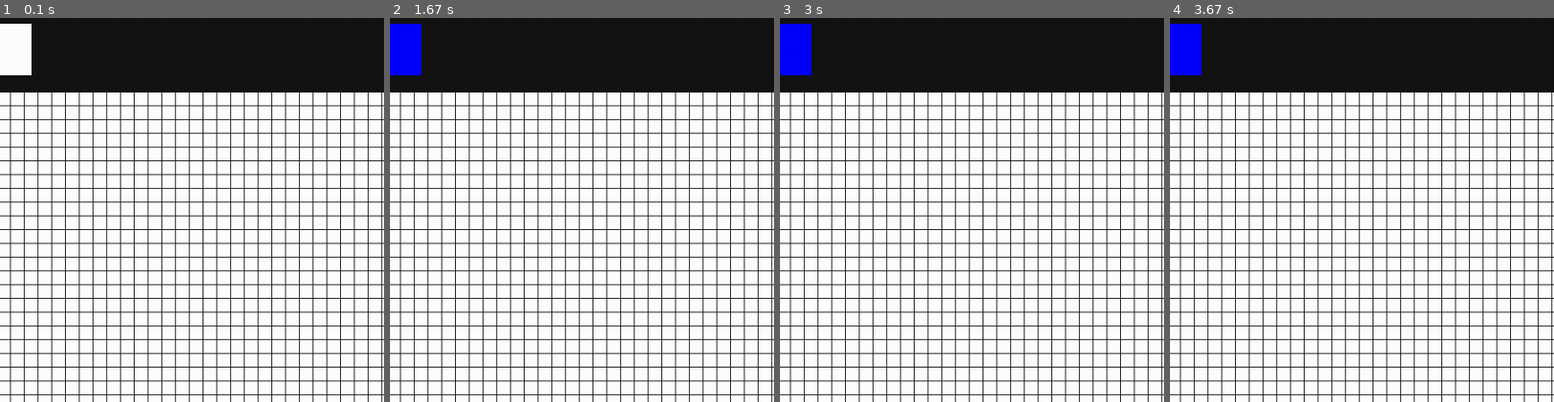
Above: before the commit, frames 1-4 (left to right).
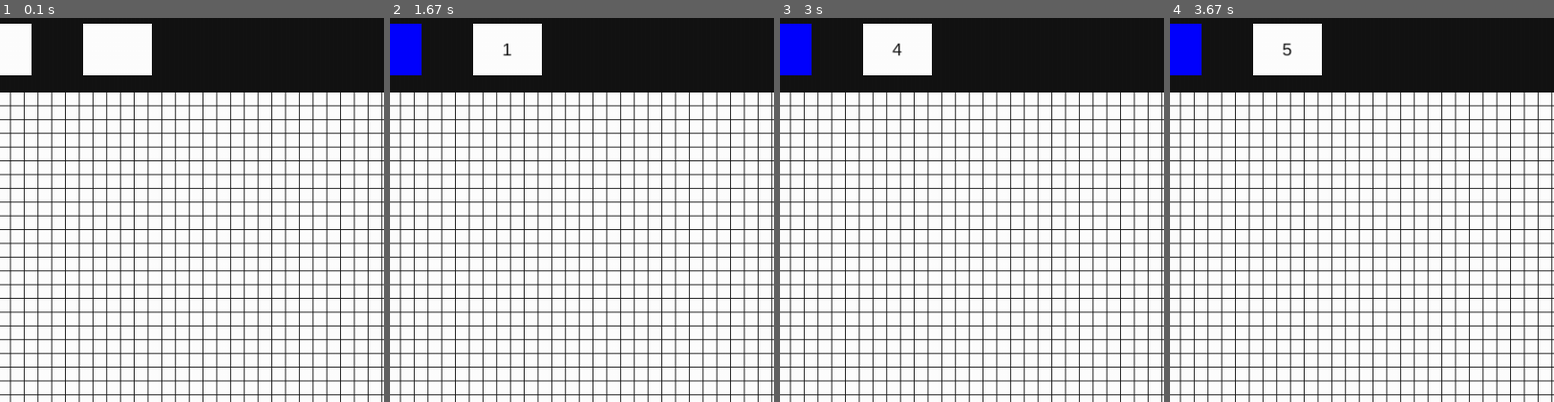
Above: after the commit, the same moments.

Repository: MateuszMat16/university
Game: pygame game, started from SymProcBiol/LifeGame/mygame.py
The game is run twice, just before and just after one commit, with the same random seed, the same clock (stepped at 60 frames per second) and the same inputs.
Inputs (mouse positions are % of the whole screen's width and height, from its top left):
- Up to frame 1 (0.1 s): no input
- Up to frame 2 (1.67 s): click (7, 4) at 0.43 s
- Up to frame 3 (3 s): click (57, 15) at 1.97 s
- Up to frame 4 (3.67 s): no input
The pictures show only the part of the screen within x 10-60%, y 0-50%; the shares and areas given below are measured in that part.

The runs differ from the first frame. In frame 1, 2.4% of the frame differs, in the area x 21-40%, y 1-15%; in frame 2, 2.4%; in frame 3, 2.4%; in frame 4, 2.4%.

Commit message:
SymProcBiol: added counter to LifeGame
Signed-off-by: MateuszMat16 <mateusz.matusewicz16@gmail.com>

Diff:
--- a/SymProcBiol/LifeGame/mygame.py
+++ b/SymProcBiol/LifeGame/mygame.py
@@ -265,7 +265,7 @@
 
     def changeGameStatus(self):
         new_net = new_period(game_playground, 52, 52)
-
+        myCounter.update()
         for i in range(1, 51):
                 for j in range(1, 51):
                     if new_net[i, j] == 1:
@@ -275,9 +275,25 @@
                         gameButtonArray[i - 1][j - 1].setValue(False)
 
 
+class CounterButton(Button):
+    def __init__(self, x, y, width, height, buttonText="Button", buttonColor="#ffffff", counter=0):
+        super().__init__(x, y, width, height, buttonText, buttonColor)
+        self.counter = counter
+
+
+    def process(self):
+        super().process()
+
+    def update(self):
+        self.counter += 1
+        self.buttonSurface = pg.Surface((self.witdth, self.height))
+        self.buttonSurface.fill("#ffffff")
+        self.buttonSurf = font.render(str(self.counter), True, (20, 20, 20))
+
 StartButton(20, 20, 120, 60, "Start")
 # x = GameButton(200, 200, 140, 50, "Some")
 # x.setValue(True)
+myCounter = CounterButton(200, 20, 80, 60, "")
 
 # creating array of gamebuttoms
 gameButtonArray = []
